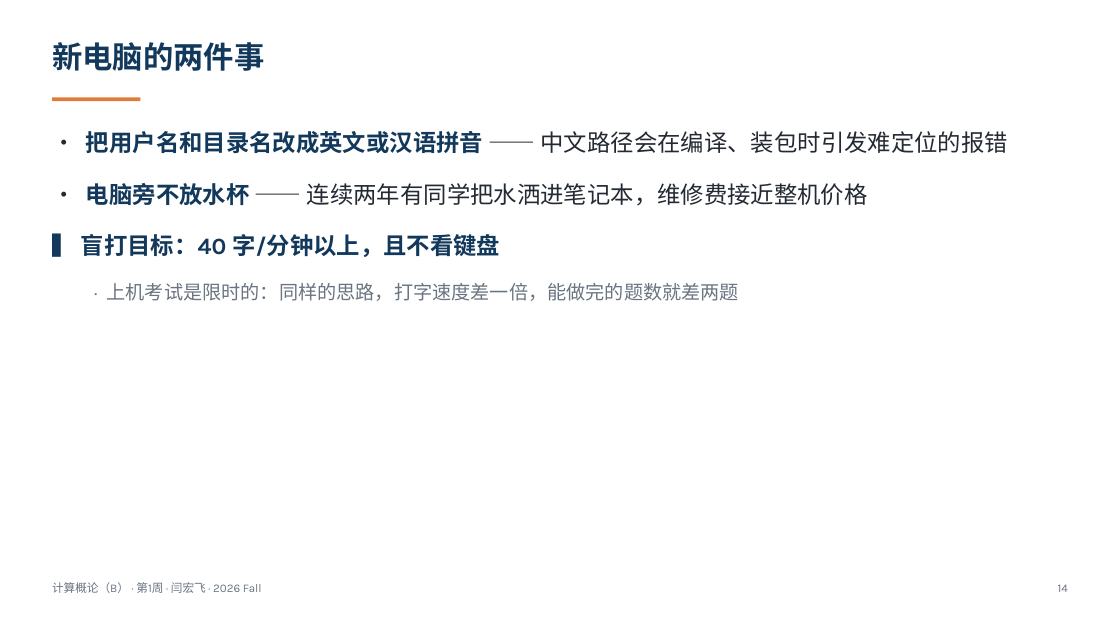
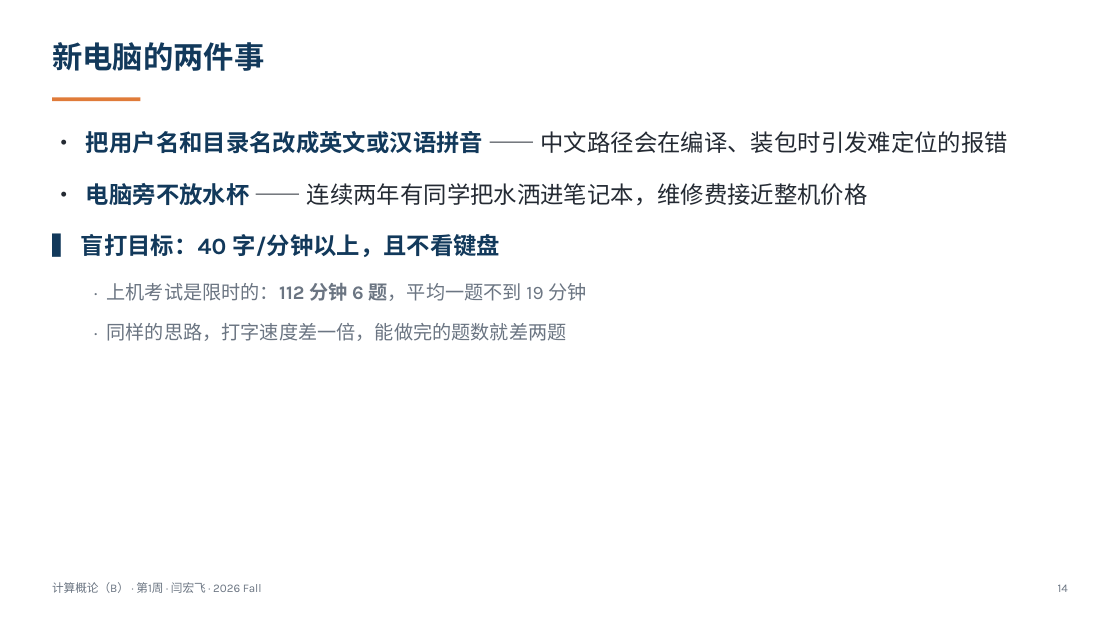
Before and after one commit to GMyhf/2026fall-cs101, a slide deck: slide 14 of courseware/202609_ADS_W01_Overview_Platform_AI_Basics.pptx. Drawn at 1120x630 pixels with LibreOffice and Linux fonts; fonts in the diff are those of the drawing. Boxes give left, top, right and bottom in pixels: in the first picture for what was removed or moved away, otherwise in the second. Text is boxed around its words. In the diff, an @@ line names an element or a change of style, - is before the commit and + after.

```diff
--- a/courseware/202609_ADS_W01_Overview_Platform_AI_Basics.pptx
+++ b/courseware/202609_ADS_W01_Overview_Platform_AI_Basics.pptx
@@ text at (107,283,586,341): text changed @@
-  · 上机考试是限时的：同样的思路，打字速度差一倍，能做完的题数就差两题
+  · 上机考试是限时的：112 分钟 6 题，平均一题不到 19 分钟
+  · 同样的思路，打字速度差一倍，能做完的题数就差两题
```
Also in this commit, not shown: 1 other slide changed, 32 other files.
